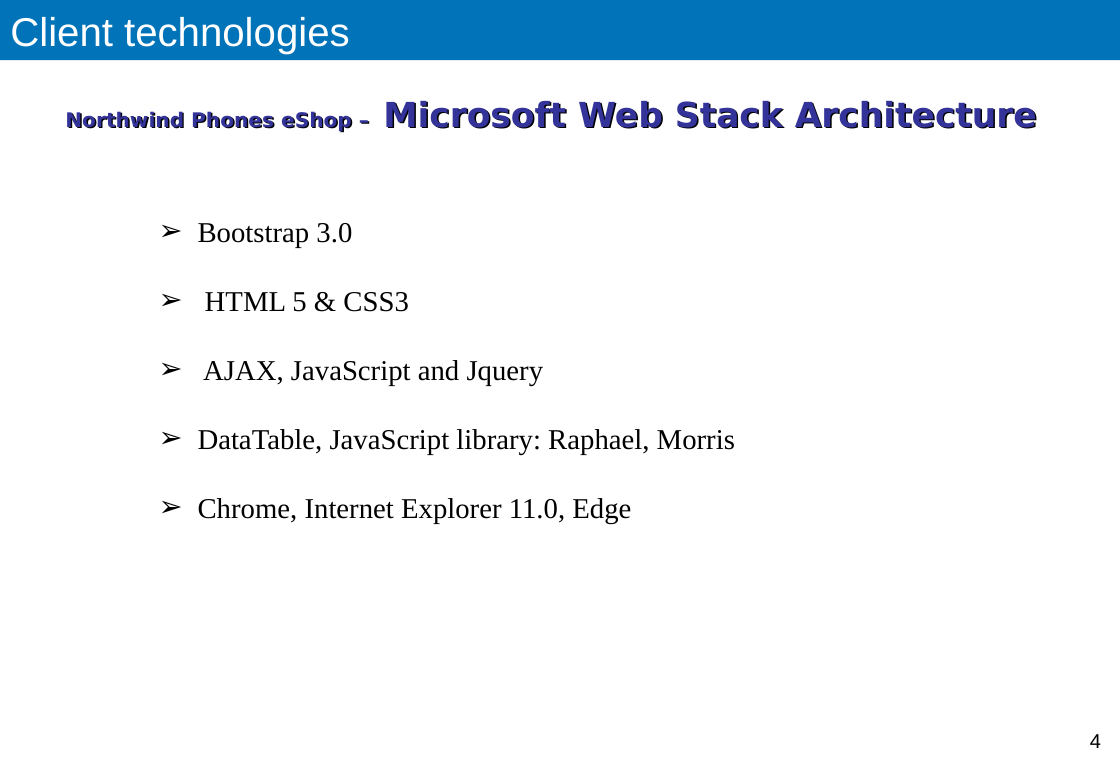
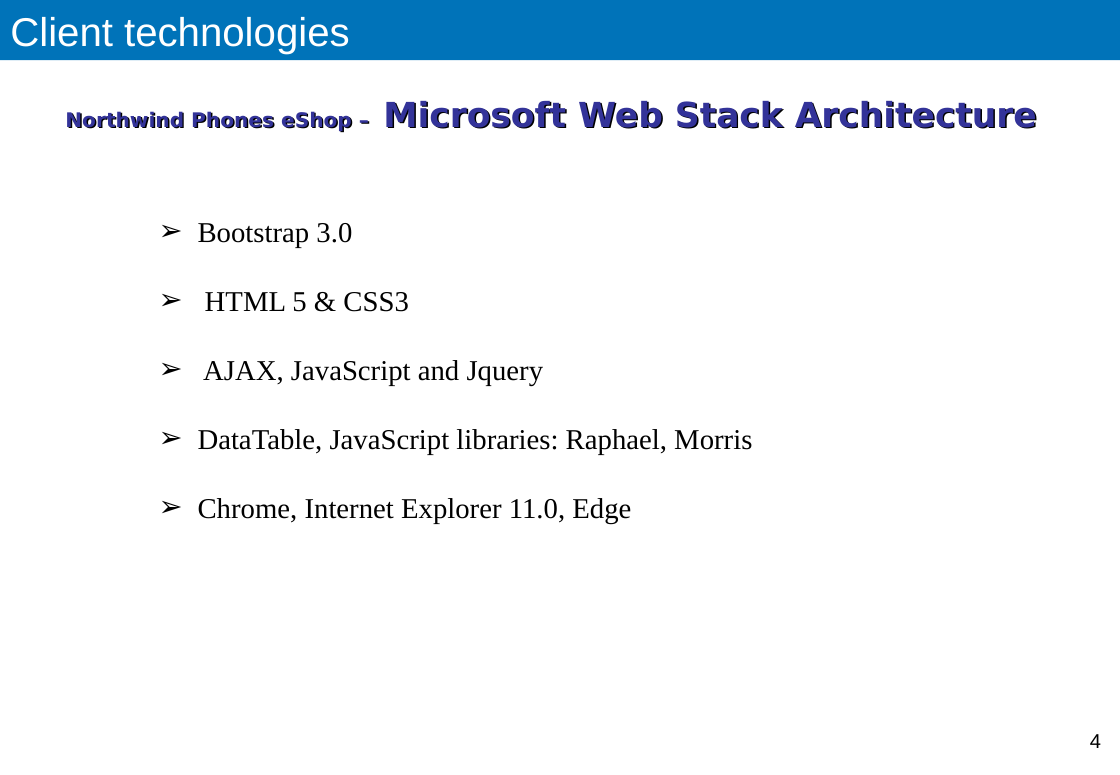
Before and after one commit to sorryb/Northwind, a slide deck: slide 4 of Documents/Application.Architecture.pptx. Drawn at 1120x775 pixels with LibreOffice and Linux fonts; fonts in the diff are those of the drawing. Boxes give left, top, right and bottom in pixels: in the first picture for what was removed or moved away, otherwise in the second. Text is boxed around its words. In the diff, an @@ line names an element or a change of style, - is before the commit and + after.

```diff
--- a/Documents/Application.Architecture.pptx
+++ b/Documents/Application.Architecture.pptx
@@ text at bbox=[198, 429, 752, 455]: text changed @@
-➢ DataTable, JavaScript library: Raphael, Morris
+➢ DataTable, JavaScript libraries: Raphael, Morris
```
Also in this commit, not shown: 12 other slides changed, 2 slides added, 4 slides removed, 1 other file.
